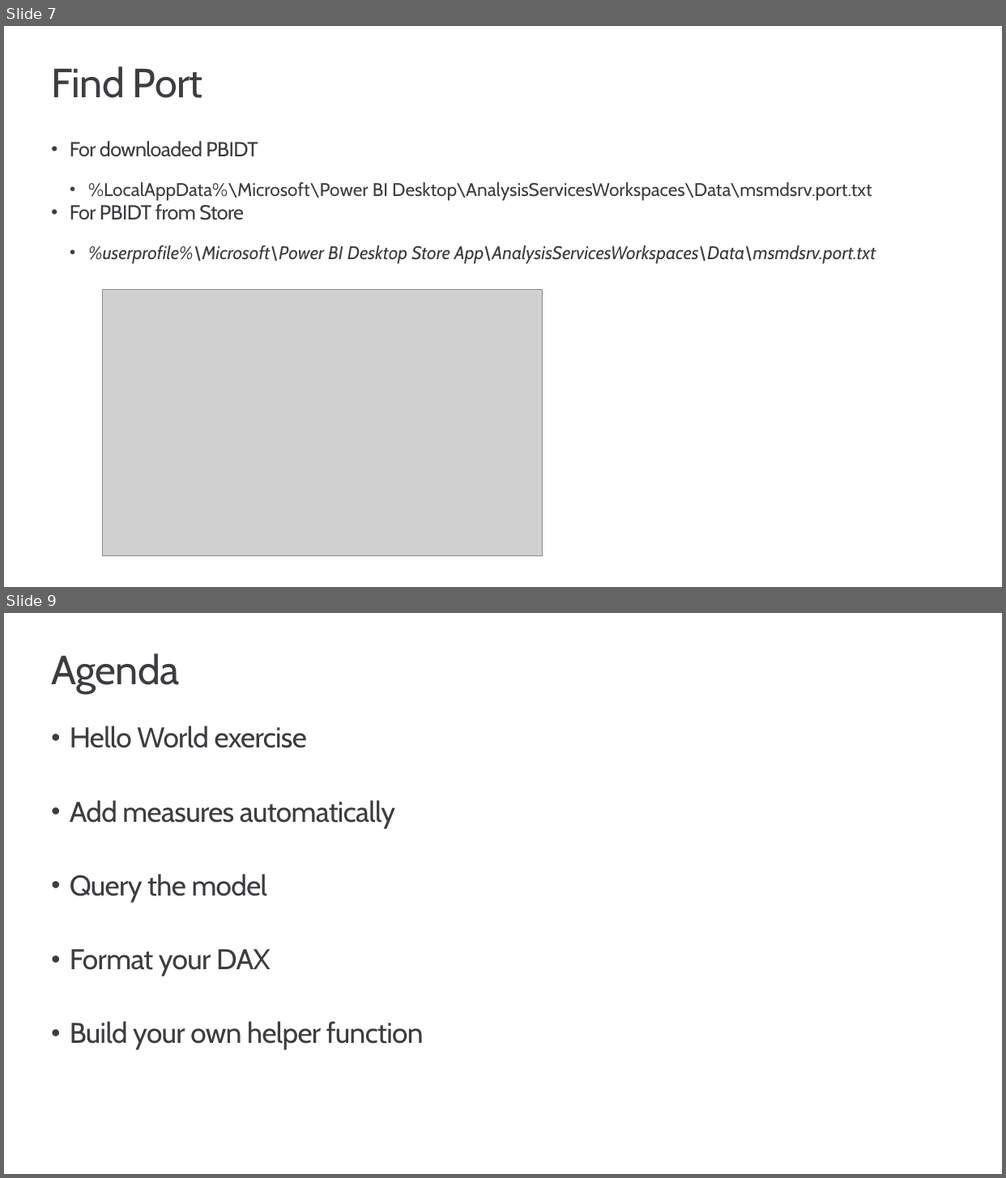
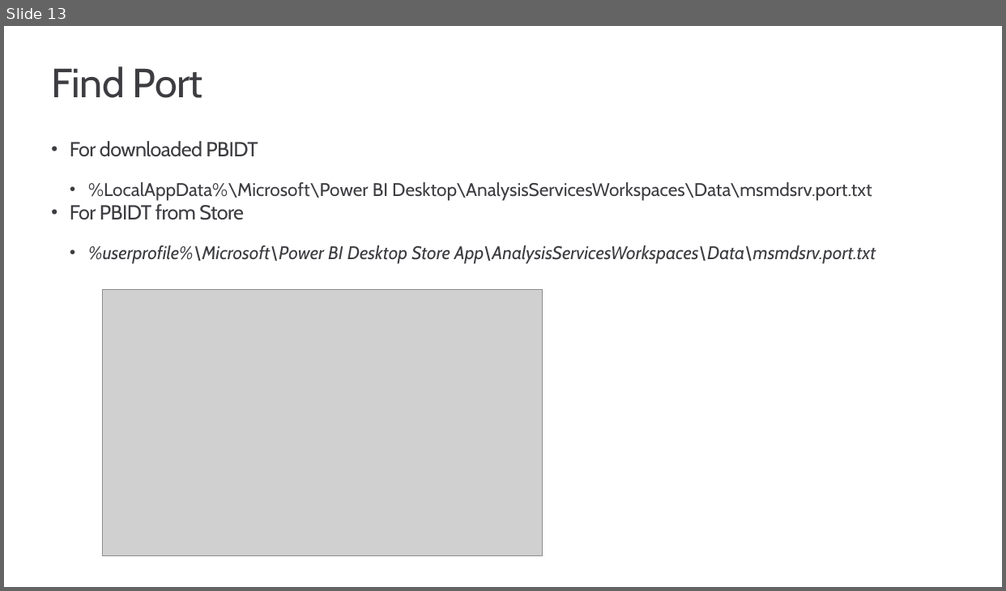
Before and after one commit to PowerBiDevCamp/Camp-Sessions, a slide deck: Session 04 - Programing Datasets using the Tabular Object Model.pptx. Shown one above the other, each under a label of ours: slides 7 and 9 before the commit, slide 13 after it; the slides between them are not shown. The pictures are 1006x1178 and 1006x591 pixels, drawn with LibreOffice and Linux fonts; fonts in the diff are those of the drawing; grey boxes stand for pictures; background and template pictures are left out. Boxes give left, top, right and bottom in pixels: in the first picture for what was removed or moved away, otherwise in the second. Text is boxed around its words. In the diff, an @@ line names an element or a change of style, - is before the commit and + after.

```diff
--- a/Session 04 - Programing Datasets using the Tabular Object Model.pptx
+++ b/Session 04 - Programing Datasets using the Tabular Object Model.pptx
@@ slide 9 removed at bbox=[4, 613, 1002, 1174], background #FFFFFF @@
@@ title removed at bbox=[51, 653, 179, 693] @@
-Agenda
@@ text removed at bbox=[70, 726, 424, 1050] @@
-• Hello World exercise
-• Add measures automatically
-• Query the model
-• Format your DAX
-• Build your own helper function
@@ what was slide 7 is now slide 13 @@
```
Also in this commit, not shown: 3 slides changed, 2 other slides removed.
